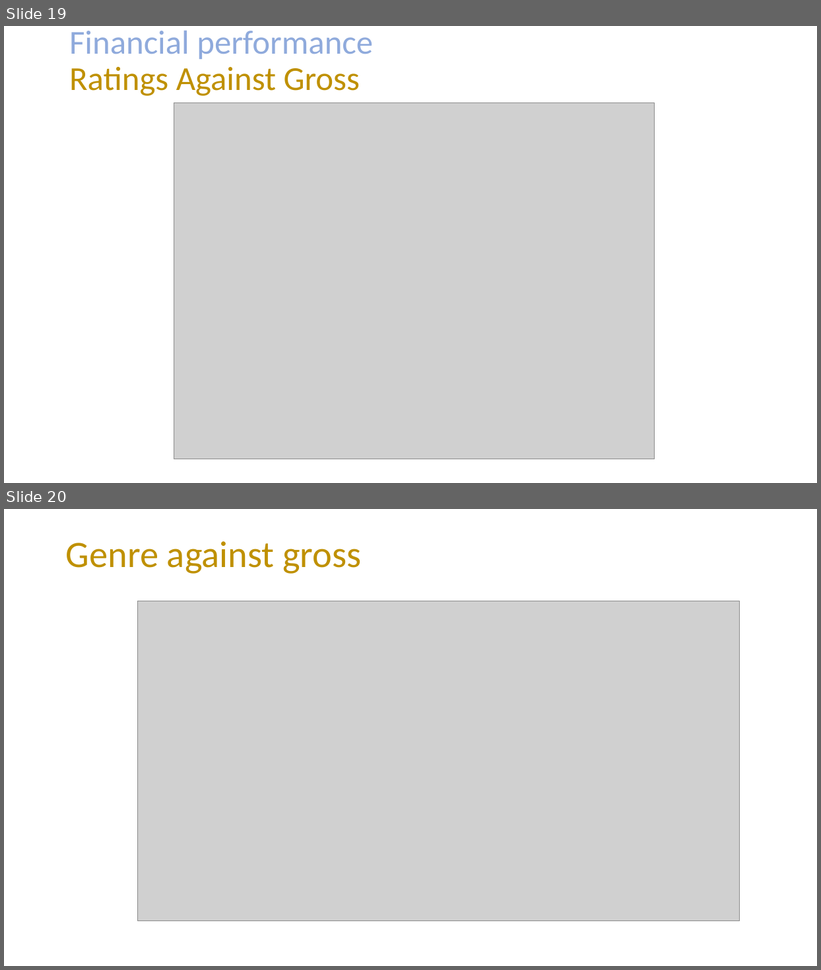
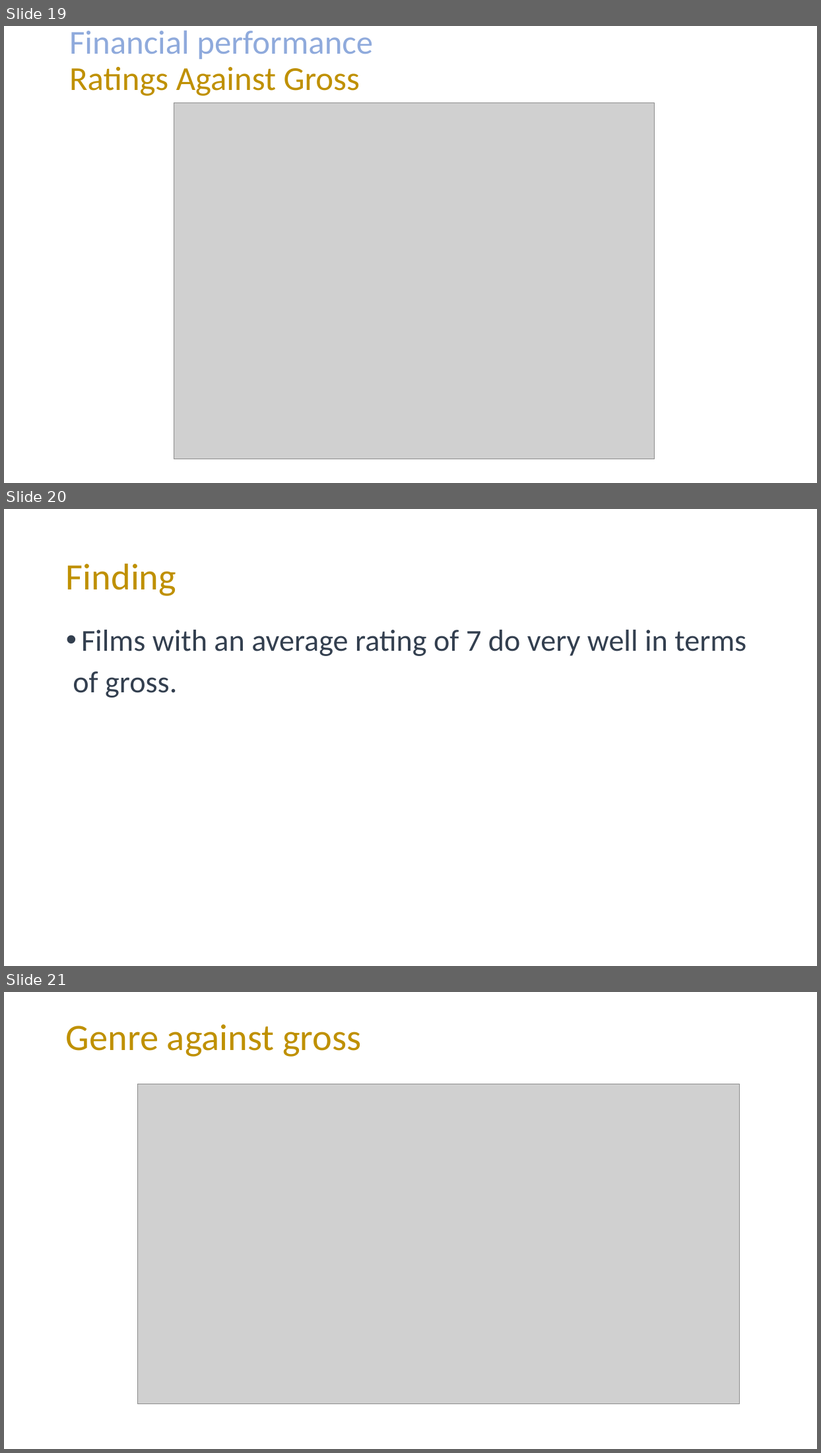
Before and after one commit to mading225/GROUP-6-PROJECT-, a slide deck: project.pptx. Shown one above the other, each under a label of ours: slides 19 and 20 before the commit, slides 19, 20 and 21 after it. The pictures are 821x970 and 821x1453 pixels, drawn with LibreOffice and Linux fonts; fonts in the diff are those of the drawing; grey boxes stand for pictures. Boxes give left, top, right and bottom in pixels: in the first picture for what was removed or moved away, otherwise in the second. Text is boxed around its words. In the diff, an @@ line names an element or a change of style, - is before the commit and + after.

Commit message:
Add findings

```diff
--- a/project.pptx
+++ b/project.pptx
@@ slide 20 added at [4, 509, 817, 966], background #FFFFFF @@
@@ title added at [66, 563, 176, 596], 44 pt, text #BF9000 @@
+Finding
@@ text added at [73, 630, 746, 698], 36 pt, text #333F50 @@
+• Films with an average rating of 7 do very well in terms
+of gross.
@@ what was slide 20 is now slide 21 @@
```
Also in this commit, not shown: 7 slides changed, 10 other slides added.
